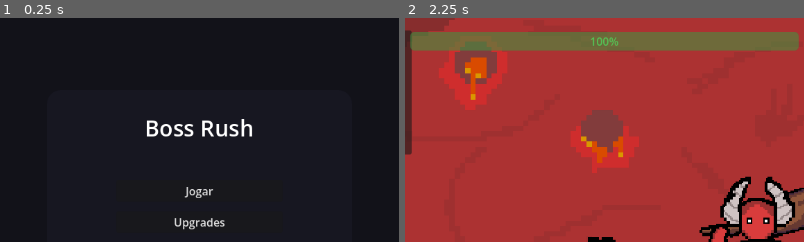
Above: before the commit, frames 1-2 (left to right).
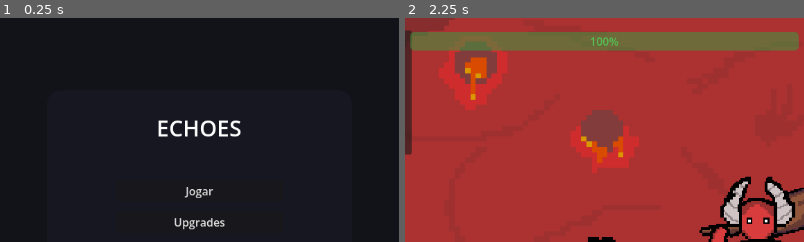
Above: after the commit, the same moments.

Repository: ouldiskai/AC-Caio-3Tri
Game: Godot game, scene res://godot_prototype/scenes/main_menu.tscn
The game is run twice, just before and just after one commit, with the same random seed, the same clock (stepped at 60 frames per second) and the same inputs.
Inputs:
- Up to frame 1 (0.25 s): no input
- Up to frame 2 (2.25 s): click "Upgrades" at 0.5 s; click "Configurações" at 1.25 s; click "Jogar" at 2 s
The pictures show only the part of the screen within x 25-75%, y 0-50%; the shares and areas given below are measured in that part.

The runs differ from the first frame. In frame 1, 1.3% of the frame differs, in the area x 36-64%, y 45-54%; in frame 2, nothing differs.

Commit message:
nome menu

Diff:
--- a/godot_prototype/scenes/main_menu.tscn
+++ b/godot_prototype/scenes/main_menu.tscn
@@ -1,6 +1,6 @@
-[gd_scene load_steps=3 format=3]
+[gd_scene format=3 uid="uid://cgu4n8k8konyb"]
 
-[ext_resource type="Script" path="res://godot_prototype/scripts/main_menu.gd" id="1_1b5m2"]
+[ext_resource type="Script" uid="uid://bpotacu1ek1kn" path="res://godot_prototype/scripts/main_menu.gd" id="1_1b5m2"]
 
 [sub_resource type="StyleBoxFlat" id="StyleBoxFlat_1"]
 bg_color = Color(0.09, 0.09, 0.13, 1)
@@ -9,7 +9,7 @@
 corner_radius_bottom_right = 20
 corner_radius_bottom_left = 20
 
-[node name="MainMenu" type="Control"]
+[node name="MainMenu" type="Control" unique_id=1467994325]
 layout_mode = 3
 anchors_preset = 15
 anchor_right = 1.0
@@ -18,16 +18,16 @@
 grow_vertical = 2
 script = ExtResource("1_1b5m2")
 
-[node name="Background" type="ColorRect" parent="."]
+[node name="Background" type="ColorRect" parent="." unique_id=858279739]
 layout_mode = 1
 anchors_preset = 15
 anchor_right = 1.0
 anchor_bottom = 1.0
 grow_horizontal = 2
 grow_vertical = 2
-color = Color(0.07, 0.07, 0.10, 1)
+color = Color(0.07, 0.07, 0.1, 1)
 
-[node name="Panel" type="Panel" parent="."]
+[node name="Panel" type="Panel" parent="." unique_id=1999190948]
 layout_mode = 1
 anchors_preset = 8
 anchor_left = 0.5
@@ -42,7 +42,7 @@
 grow_vertical = 2
 theme_override_styles/panel = SubResource("StyleBoxFlat_1")
 
-[node name="Title" type="Label" parent="Panel"]
+[node name="Title" type="Label" parent="Panel" unique_id=450266467]
 layout_mode = 1
 anchors_preset = 5
 anchor_left = 0.5
@@ -52,12 +52,12 @@
 offset_right = 130.0
 offset_bottom = 82.0
 grow_horizontal = 2
-text = "Boss Rush"
+theme_override_font_sizes/font_size = 32
+text = "ECHOES"
 horizontal_alignment = 1
 vertical_alignment = 1
-theme_override_font_sizes/font_size = 32
 
-[node name="VBoxContainer" type="VBoxContainer" parent="Panel"]
+[node name="VBoxContainer" type="VBoxContainer" parent="Panel" unique_id=1290070822]
 layout_mode = 1
 anchors_preset = 8
 anchor_left = 0.5
@@ -72,18 +72,18 @@
 grow_vertical = 2
 theme_override_constants/separation = 14
 
-[node name="PlayButton" type="Button" parent="Panel/VBoxContainer"]
+[node name="PlayButton" type="Button" parent="Panel/VBoxContainer" unique_id=1868684208]
 layout_mode = 2
 text = "Jogar"
 
-[node name="UpgradesButton" type="Button" parent="Panel/VBoxContainer"]
+[node name="UpgradesButton" type="Button" parent="Panel/VBoxContainer" unique_id=753785801]
 layout_mode = 2
 text = "Upgrades"
 
-[node name="SettingsButton" type="Button" parent="Panel/VBoxContainer"]
+[node name="SettingsButton" type="Button" parent="Panel/VBoxContainer" unique_id=1280161298]
 layout_mode = 2
 text = "Configurações"
 
-[node name="QuitButton" type="Button" parent="Panel/VBoxContainer"]
+[node name="QuitButton" type="Button" parent="Panel/VBoxContainer" unique_id=383907181]
 layout_mode = 2
 text = "Sair"
